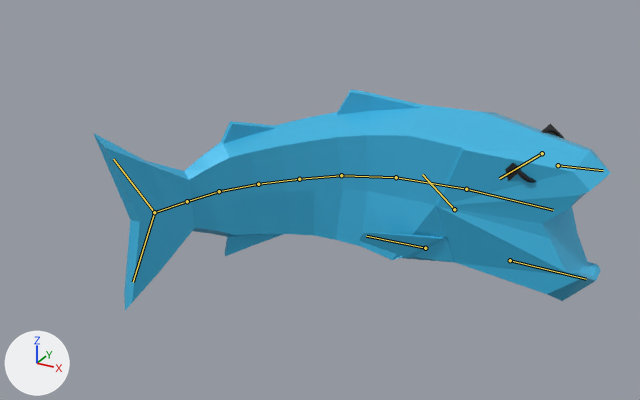
The Blender file scenes/entities/fish.blend as it was, and as the next commit left it.
Both versions are drawn from a 50 mm lens placed at (4.99, -6.74, 3.46), pointed at (1.23, 0.1, 0.04). Arrows for +X, +Y and +Z are at lower left; the lights stay in place. The older version comes first. Both versions are drawn at frame 12 of the action 'Bite Right'; the numbers are the values there. The bones that bend it are drawn over the model as lines.

Objects in the first picture: 'Fish', 'Glasses'.
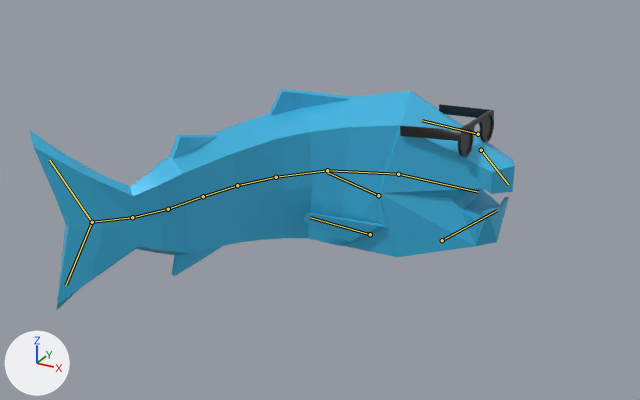
Where the change shows, as pixel boxes [x1, y1, x2, y2] in the pictures (640 x 400 px):
'Fish', posed (6% narrower)
    before: [93, 89, 611, 311]
    after: [29, 89, 515, 311]
'Glasses', posed
    before: [505, 124, 564, 183]
    after: [400, 104, 494, 157]
bone 'Center Back', root to tip
    before: (341, 175) to (299, 179)
    after: (276, 177) to (237, 185)
bone 'Back 1', root to tip
    before: (299, 179) to (258, 184)
    after: (237, 185) to (203, 196)
bone 'Back 2', root to tip
    before: (258, 184) to (219, 191)
    after: (203, 196) to (168, 209)
bone 'Back 3', root to tip
    before: (219, 191) to (187, 201)
    after: (168, 209) to (132, 217)
bone 'Tail Fin', root to tip
    before: (187, 201) to (154, 212)
    after: (132, 217) to (92, 222)
bone 'Tail Fin Top', root to tip
    before: (154, 212) to (113, 159)
    after: (92, 222) to (49, 160)
bone 'Tail Fin Bottom', root to tip
    before: (154, 212) to (133, 282)
    after: (92, 222) to (66, 285)
bone 'Center', root to tip
    before: (341, 175) to (396, 177)
    after: (276, 177) to (327, 170)
bone 'Forward', root to tip
    before: (396, 177) to (466, 189)
    after: (327, 170) to (398, 174)
bone 'Head', root to tip
    before: (466, 189) to (553, 210)
    after: (398, 174) to (478, 192)
bone 'Jaw Lower', root to tip
    before: (510, 260) to (586, 279)
    after: (442, 240) to (497, 210)
bone 'Jaw Upper', root to tip
    before: (558, 165) to (603, 170)
    after: (481, 150) to (508, 184)
bone 'Glasses', root to tip
    before: (542, 153) to (499, 178)
    after: (478, 134) to (422, 120)
bone 'Fin L', root to tip
    before: (454, 209) to (422, 174)
    after: (378, 195) to (327, 172)
bone 'Fin R', root to tip
    before: (425, 248) to (366, 236)
    after: (370, 234) to (310, 217)

What the commit changed:
Bone 'Center Back' (bone_center_back) moves from (1.083, -0.834, 0.0) to (0.506, -0.482, 0.0).
Bone 'Center Back' (bone_center_back) turns from (0, 0, 49) to (0, -1, 29) degrees about its own x, y and z.
Bone 'Back 1' (bone_back_1) turns from (1, 1, -3) to (0, 0, -10) degrees about its own x, y and z.
Bone 'Back 2' (bone_back_2) turns from (1, 1, -9) to (0, 0, -4) degrees about its own x, y and z.
Bone 'Back 3' (bone_back_3) turns from (1, 1, -10) to (0, 0, 13) degrees about its own x, y and z.
Bone 'Tail Fin' (bone_tail_fin) turns from (1, 1, -3) to (0, 0, 18) degrees about its own x, y and z.
Bone 'Tail Fin Top' (bone_tail_fin_top) turns from (-1, -6, 4) to (0, -10, 7) degrees about its own x, y and z.
Bone 'Tail Fin Bottom' (bone_tail_fin_bottom) turns from (0, 7, 2) to (1, 11, 4) degrees about its own x, y and z.
Bone 'Center' (bone_center) moves from (1.083, 0.834, 0.0) to (0.506, 0.482, 0.0).
Bone 'Center' (bone_center) turns from (0, 0, -66) to (0, 0, -42) degrees about its own x, y and z.
Bone 'Forward' (bone_forward) turns from (0, 0, -19) to (0, 0, -27) degrees about its own x, y and z.
Bone 'Head' (bone_head) turns from (0, 0, -11) to (0, 0, -25) degrees about its own x, y and z.
Bone 'Jaw Lower' (bone_jaw_lower) moves from (0.025, 0.001, -0.001) to (0.0, 0.0, 0.0).
Bone 'Jaw Lower' (bone_jaw_lower) turns from (-38, -10, 6) to (0, -3, -4) degrees about its own x, y and z.
Bone 'Jaw Upper' (bone_jaw_upper) moves from (-0.025, -0.001, -0.001) to (0.0, 0.0, 0.0).
Bone 'Jaw Upper' (bone_jaw_upper) turns from (50, 10, 6) to (0, 3, -4) degrees about its own x, y and z.
Bone 'Glasses' (bone_glasses) moves from (0.0, 0.0, 0.0) to (0.039, -0.011, 0.009).
Bone 'Glasses' (bone_glasses) turns from (0, 0, 0) to (4, 3, -6) degrees about its own x, y and z.
Bone 'Fin L' (bone_fin_l) turns from (-22, -5, 29) to (-7, -3, 9) degrees about its own x, y and z.
Bone 'Fin R' (bone_fin_r) turns from (17, 15, -26) to (4, 2, -5) degrees about its own x, y and z.
